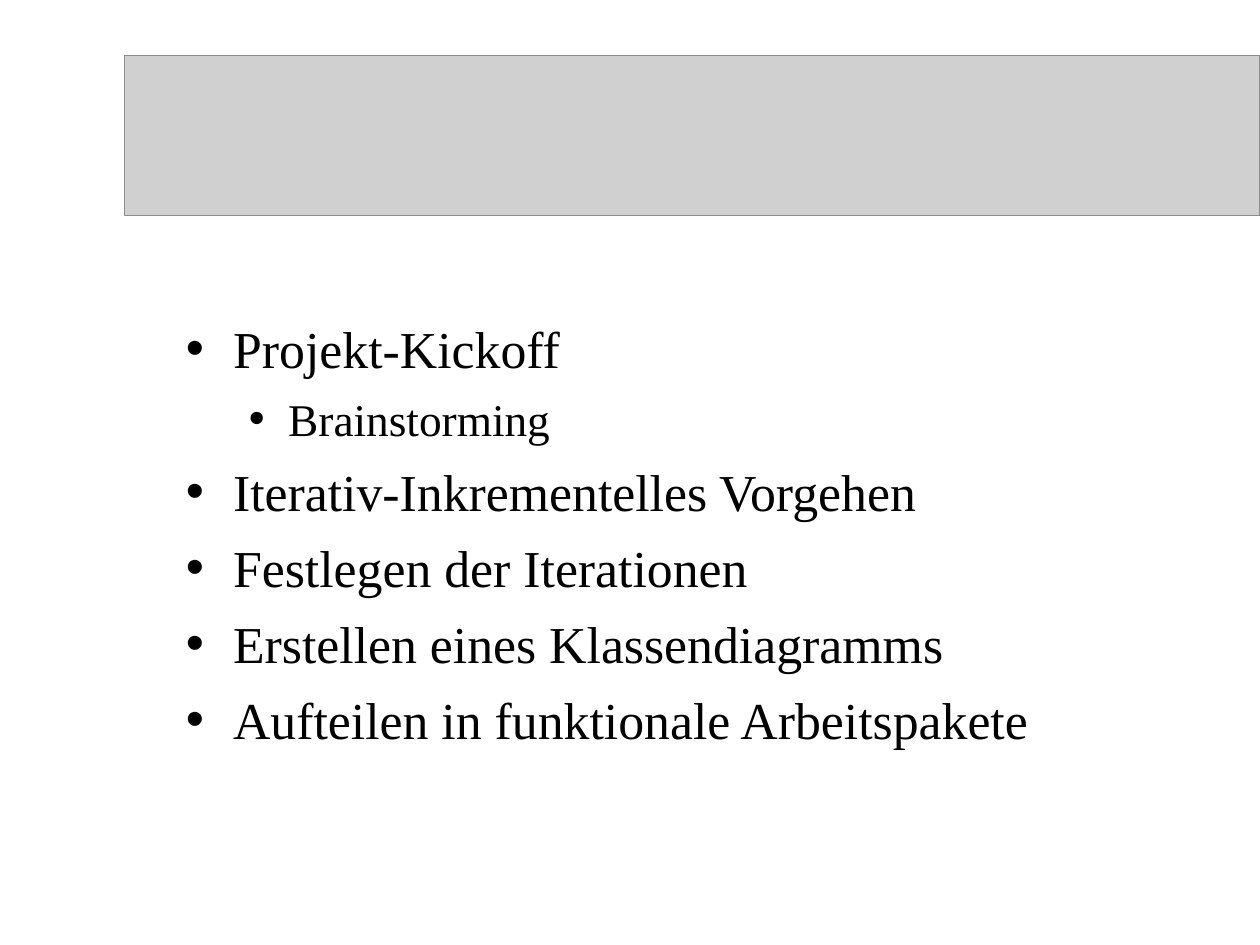
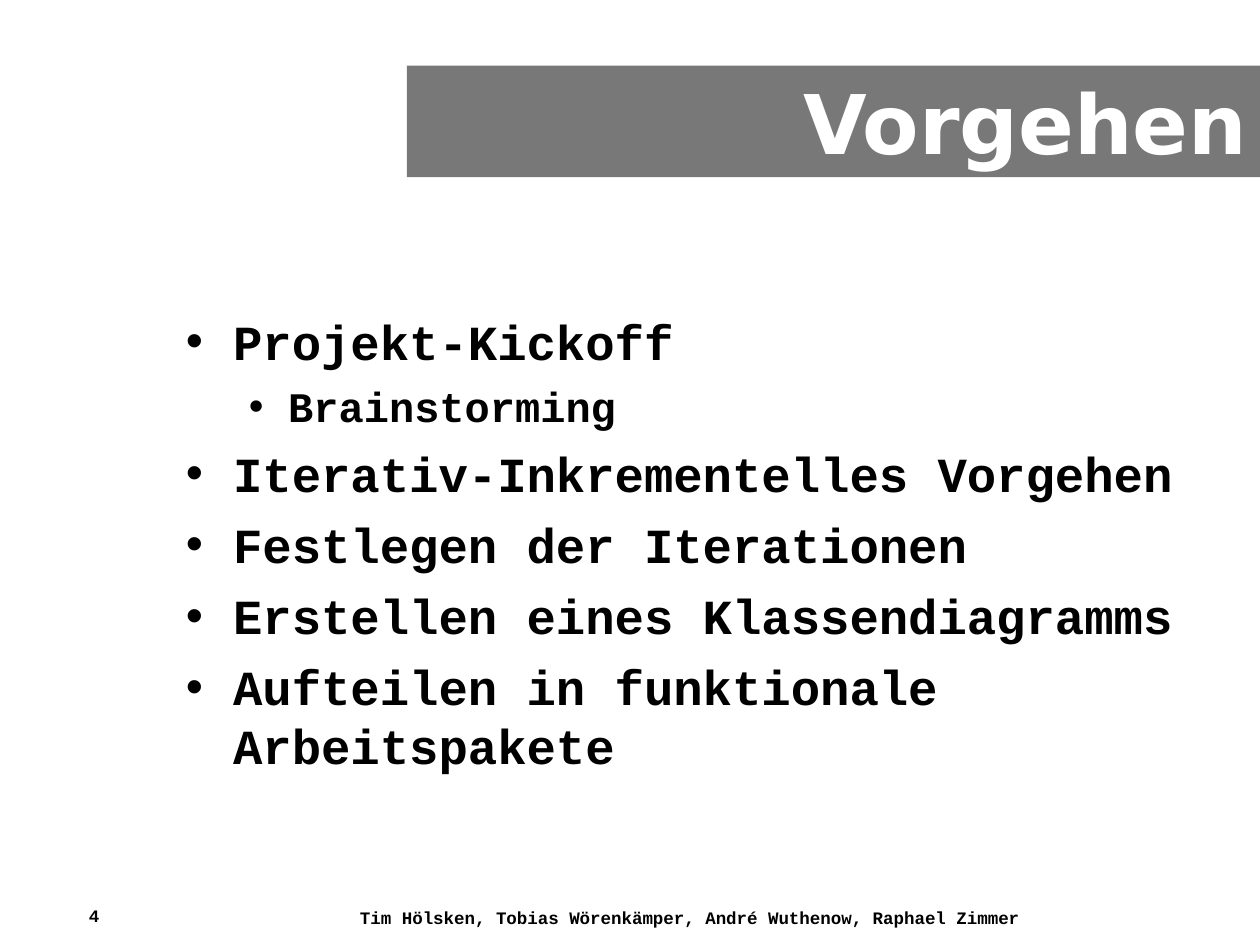
Before and after one commit to timhoelsken/easygoingcalculatorwithoutnumbers, a slide deck: slide 4 of Calculator/misc/documents/Praesentation.ppt. Drawn at 1260x945 pixels with LibreOffice and Linux fonts; fonts in the diff are those of the drawing; grey boxes stand for pictures; background and template pictures are left out. Boxes give left, top, right and bottom in pixels: in the first picture for what was removed or moved away, otherwise in the second. Text is boxed around its words. In the diff, an @@ line names an element or a change of style, - is before the commit and + after.

Commit message:
% style + headings

```diff
--- a/Calculator/misc/documents/Praesentation.ppt
+++ b/Calculator/misc/documents/Praesentation.ppt
@@ picture removed at bbox=[125, 55, 1260, 215] @@
@@ rectangle added at bbox=[407, 66, 1260, 178], fill #000000 at 53% opacity, 47 pt, text #FFFFFF, bold @@
+Vorgehen
@@ text "Projekt-Kickoff" at bbox=[233, 325, 1173, 775]: size 29.6 to 28 pt, font Times New Roman to Courier New, bold on; size 25.9 to 24 pt in "Brainstorming"; less space between paragraphs @@
@@ page number added at bbox=[89, 910, 100, 922], 10 pt, text #000000, bold @@
+4
@@ text added at bbox=[360, 911, 1019, 928], 10 pt, text #000000, bold @@
+Tim Hölsken, Tobias Wörenkämper, André Wuthenow, Raphael Zimmer
```
Also in this commit, not shown: 7 other slides changed, 10 slides added, 10 slides removed.
